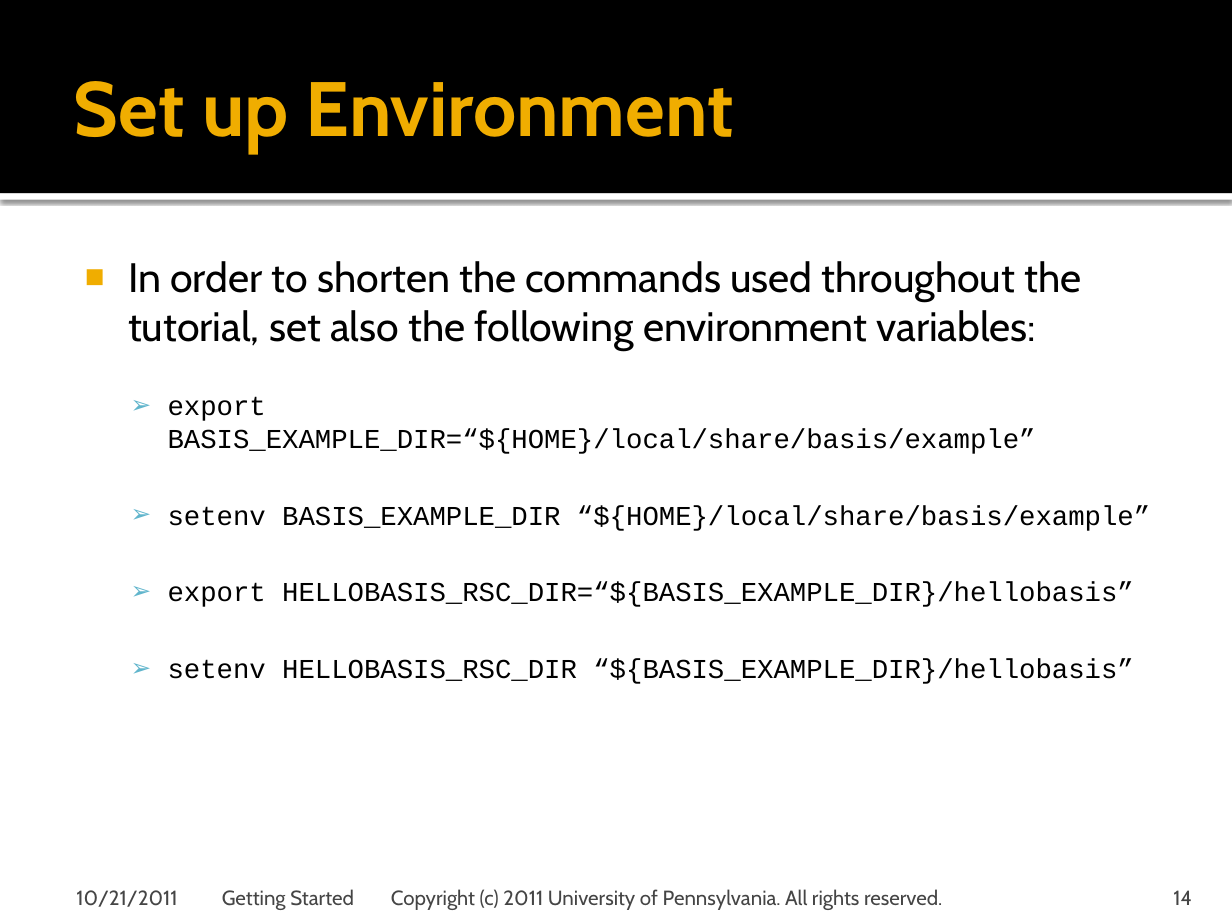
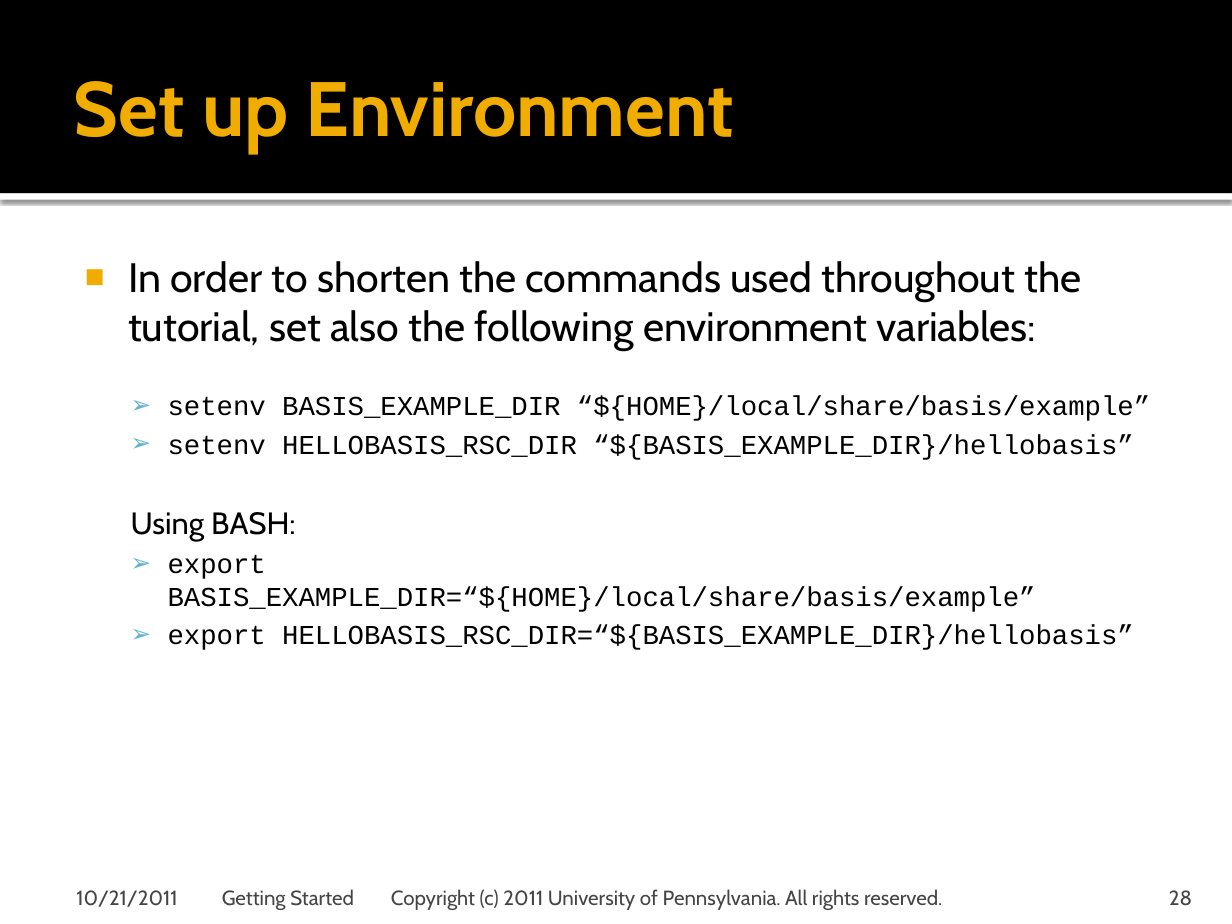
Before and after one commit to cmake-basis/legacy, a slide deck: slide 28 of doc/tutorials/BASIS Tutorial - 02 Getting Started.pptx (slide 14 before the commit). Drawn at 1232x924 pixels with LibreOffice and Linux fonts; fonts in the diff are those of the drawing; background and template pictures are left out. Boxes give left, top, right and bottom in pixels: in the first picture for what was removed or moved away, otherwise in the second. Text is boxed around its words. In the diff, an @@ line names an element or a change of style, - is before the commit and + after.

Commit message:
Modified basisproject tool to not use .basis/cache file, but initialize default options from what is actually there. Added quick start guide to Getting Started tutorial.

```diff
--- a/doc/tutorials/BASIS Tutorial - 02 Getting Started.pptx
+++ b/doc/tutorials/BASIS Tutorial - 02 Getting Started.pptx
@@ text at (131, 396, 1150, 541): paragraphs added @@
+  ➢ setenv BASIS_EXAMPLE_DIR “${HOME}/local/share/basis/example”
+  ➢ setenv HELLOBASIS_RSC_DIR “${BASIS_EXAMPLE_DIR}/hellobasis”
+  Using BASH:
@@ text at (168, 505, 1150, 531): paragraph removed @@
-  ➢ setenv BASIS_EXAMPLE_DIR “${HOME}/local/share/basis/example”
@@ text at (168, 659, 1134, 684): paragraph removed @@
-  ➢ setenv HELLOBASIS_RSC_DIR “${BASIS_EXAMPLE_DIR}/hellobasis”
@@ page number at (1169, 890, 1192, 906): text changed @@
-14
+28
```
Also in this commit, not shown: 9 other slides changed, 14 slides added, 2 other files.
